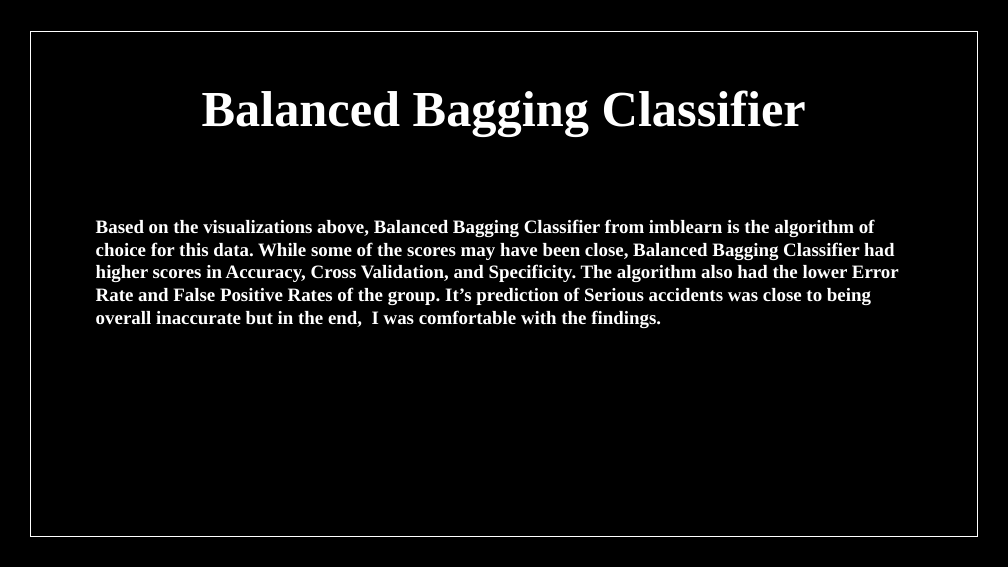
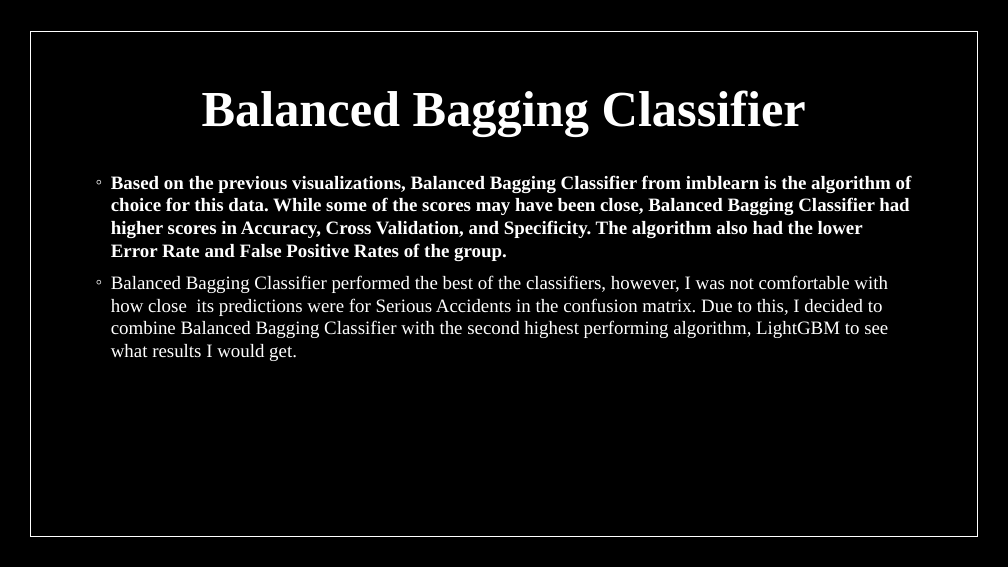
Before and after one commit to GenTaylor/Traffic-Accident-Analysis, a slide deck: slide 43 of Traffic_Analysis_and_Severity_Prediction.pptx. Drawn at 1008x567 pixels with LibreOffice and Linux fonts; fonts in the diff are those of the drawing. Boxes give left, top, right and bottom in pixels: in the first picture for what was removed or moved away, otherwise in the second. Text is boxed around its words. In the diff, an @@ line names an element or a change of style, - is before the commit and + after.

```diff
--- a/Traffic_Analysis_and_Severity_Prediction.pptx
+++ b/Traffic_Analysis_and_Severity_Prediction.pptx
@@ text at [111, 175, 912, 361]: text changed @@
-Based on the visualizations above, Balanced Bagging Classifier from imblearn is the algorithm of choice for this data. While some of the scores may have been close, Balanced Bagging Classifier had higher scores in Accuracy, Cross Validation, and Specificity. The algorithm also had the lower Error Rate and False Positive Rates of the group. It’s prediction of Serious accidents was close to being overall inaccurate but in the end, I was comfortable with the findings.
+◦ Based on the previous visualizations, Balanced Bagging Classifier from imblearn is the algorithm of choice for this data. While some of the scores may have been close, Balanced Bagging Classifier had higher scores in Accuracy, Cross Validation, and Specificity. The algorithm also had the lower Error Rate and False Positive Rates of the group.
+◦ Balanced Bagging Classifier performed the best of the classifiers, however, I was not comfortable with how close its predictions were for Serious Accidents in the confusion matrix. Due to this, I decided to combine Balanced Bagging Classifier with the second highest performing algorithm, LightGBM to see what results I would get.
```
Also in this commit, not shown: 3 other slides changed, 2 slides added.
